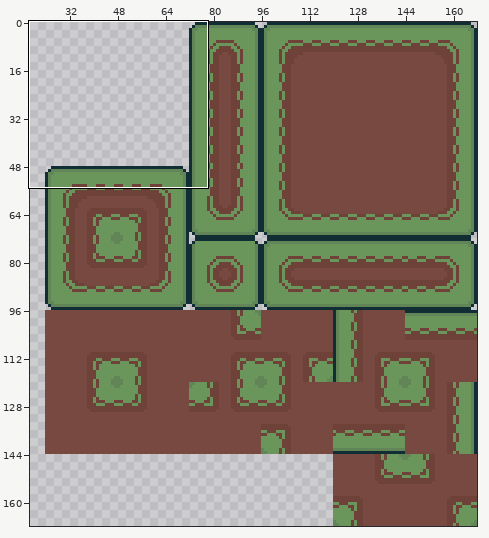
Sprite sheet: Frogger/Assets/Sprites/GroundTileset.png. Above, an overview of the earlier version with the close-up marked.
Close-up. Before:
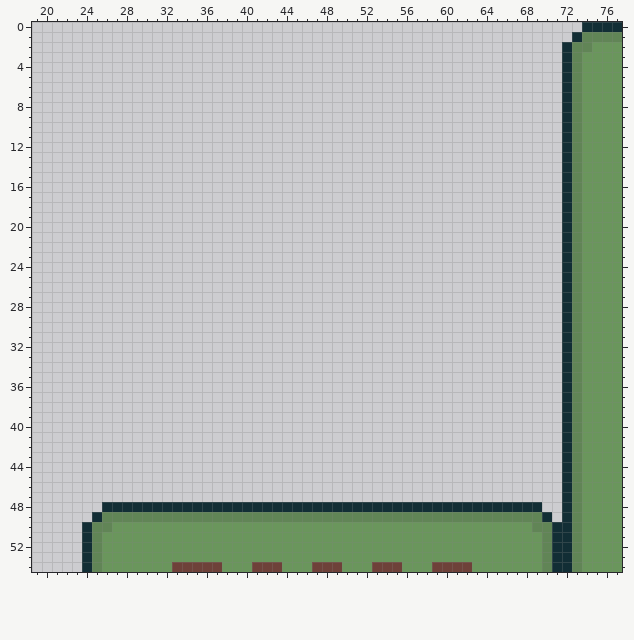
The file is 168x168 pixels. Shown: x 19..77, y 0..54. The wide view leaves out empty margins.
The result:
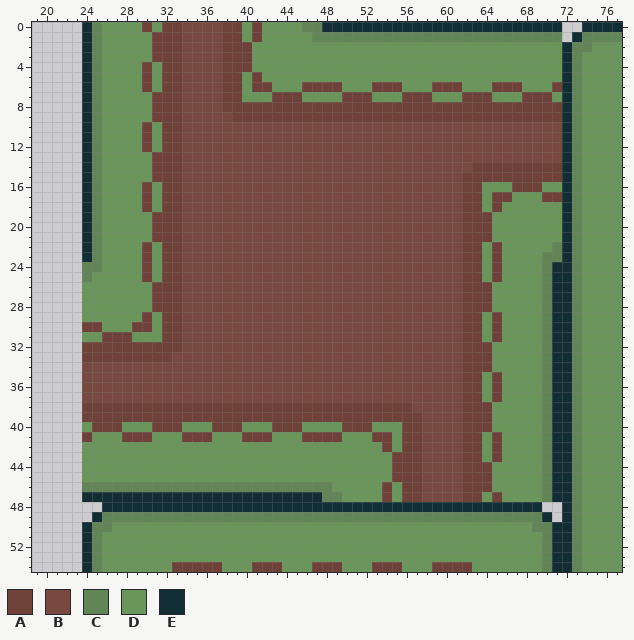
Palette (. is transparent): A #6e4139  B #774941  C #618556  D #6a965c  E #122e35
Diff:
y 0: x 24..71 ................................................ -> ECDDDDADAABBBBAADADDDDCCEEEEEEEEEEEEEEEEEEEEEEEE
y 1: x 24..71 ................................................ -> ECDDDDDAAABBBBAADADDDDDCCCCCCCCCCCCCCCCCCCCCCCCC
y 2..3: x 24..71 ................................................ -> ECDDDDDAAABBBBAAADDDDDDDDDDDDDDDDDDDDDDDDDDDDDDD
y 4: x 24..71 ................................................ -> ECDDDDADAABBBBAAADDDDDDDDDDDDDDDDDDDDDDDDDDDDDDD
y 5: x 24..71 ................................................ -> ECDDDDADAABBBBAADADDDDDDDDDDDDDDDDDDDDDDDDDDDDDD
y 6: x 24..71 ................................................ -> ECDDDDADAABBBBAADAADDDAAAADDDAAADDDAAADDDAAADDDA
y 7: x 24..71 ................................................ -> ECDDDDDAAABBBBAADDDAAADDDDAAADDDAAADDDAAADDDAAAD
y 8: x 24..71 ................................................ -> ECDDDDDAAABBBBAAAAAAAAAAAAAAAAAAAAAAAAAAAAAAAAAA
y 9: x 24..71 ................................................ -> ECDDDDDAAABBBBBAAAAAAAAAAAAAAAAAAAAAAAAAAAAAAAAA
y 10..12: x 24..71 ................................................ -> ECDDDDADAABBBBBBBBBBBBBBBBBBBBBBBBBBBBBBBBBBBBBB
y 13: x 24..71 ................................................ -> ECDDDDDAAABBBBBBBBBBBBBBBBBBBBBBBBBBBBBBBBBBBBBB
y 14: x 24..71 ................................................ -> ECDDDDDAAABBBBBBBBBBBBBBBBBBBBBBBBBBBBBAAAAAAAAA
y 15: x 24..71 ................................................ -> ECDDDDDAAABBBBBBBBBBBBBBBBBBBBBBBBBBBBAAAAAAAAAA
y 16: x 24..71 ................................................ -> ECDDDDADAABBBBBBBBBBBBBBBBBBBBBBBBBBBBAADDDAAADD
y 17: x 24..71 ................................................ -> ECDDDDADAABBBBBBBBBBBBBBBBBBBBBBBBBBBBAADAADDDAA
y 18: x 24..71 ................................................ -> ECDDDDADAABBBBBBBBBBBBBBBBBBBBBBBBBBBBAADADDDDDD
y 19..21: x 24..71 ................................................ -> ECDDDDDAAABBBBBBBBBBBBBBBBBBBBBBBBBBBBAAADDDDDDD
y 22: x 24..71 ................................................ -> ECDDDDADAABBBBBBBBBBBBBBBBBBBBBBBBBBBBAADADDDDDC
y 23: x 24..71 ................................................ -> ECDDDDADAABBBBBBBBBBBBBBBBBBBBBBBBBBBBAADADDDDCC
y 24: x 24..71 ................................................ -> CCDDDDADAABBBBBBBBBBBBBBBBBBBBBBBBBBBBAADADDDDCE
y 25: x 24..71 ................................................ -> CDDDDDADAABBBBBBBBBBBBBBBBBBBBBBBBBBBBAADADDDDCE
y 26..28: x 24..71 ................................................ -> DDDDDDDAAABBBBBBBBBBBBBBBBBBBBBBBBBBBBAAADDDDDCE
y 29: x 24..71 ................................................ -> DDDDDDADAABBBBBBBBBBBBBBBBBBBBBBBBBBBBAADADDDDCE
y 30: x 24..71 ................................................ -> AADDDAADAABBBBBBBBBBBBBBBBBBBBBBBBBBBBAADADDDDCE
y 31: x 24..71 ................................................ -> DDAAADDDAABBBBBBBBBBBBBBBBBBBBBBBBBBBBAADADDDDCE
y 32: x 24..71 ................................................ -> AAAAAAAAAABBBBBBBBBBBBBBBBBBBBBBBBBBBBAAADDDDDCE
y 33: x 24..71 ................................................ -> AAAAAAAAABBBBBBBBBBBBBBBBBBBBBBBBBBBBBAAADDDDDCE
y 34: x 24..71 ................................................ -> BBBBBBBBBBBBBBBBBBBBBBBBBBBBBBBBBBBBBBAAADDDDDCE
y 35..37: x 24..71 ................................................ -> BBBBBBBBBBBBBBBBBBBBBBBBBBBBBBBBBBBBBBAADADDDDCE
y 38: x 24..71 ................................................ -> AAAAAAAAAAAAAAAAAAAAAAAAAAAAAAAAABBBBBAAADDDDDCE
y 39: x 24..71 ................................................ -> AAAAAAAAAAAAAAAAAAAAAAAAAAAAAAAAAABBBBAAADDDDDCE
y 40: x 24..71 ................................................ -> DAAADDDAAADDDAAADDDAAADDDDAAADDDAABBBBAAADDDDDCE
y 41: x 24..71 ................................................ -> ADDDAAADDDAAADDDAAADDDAAAADDDAADAABBBBAADADDDDCE
y 42: x 24..71 ................................................ -> DDDDDDDDDDDDDDDDDDDDDDDDDDDDDDADAABBBBAADADDDDCE
y 43: x 24..71 ................................................ -> DDDDDDDDDDDDDDDDDDDDDDDDDDDDDDDAAABBBBAADADDDDCE
y 44..45: x 24..71 ................................................ -> DDDDDDDDDDDDDDDDDDDDDDDDDDDDDDDAAABBBBAAADDDDDCE
y 46: x 24..71 ................................................ -> CCCCCCCCCCCCCCCCCCCCCCCCCDDDDDADAABBBBAAADDDDDCE
y 47: x 24..71 ................................................ -> EEEEEEEEEEEEEEEEEEEEEEEECCDDDDADAABBBBAADADDDDCE
Pixel boxes of the changes (left, top, right, bottom) in both close-ups:
added: (82, 22, 562, 502)
